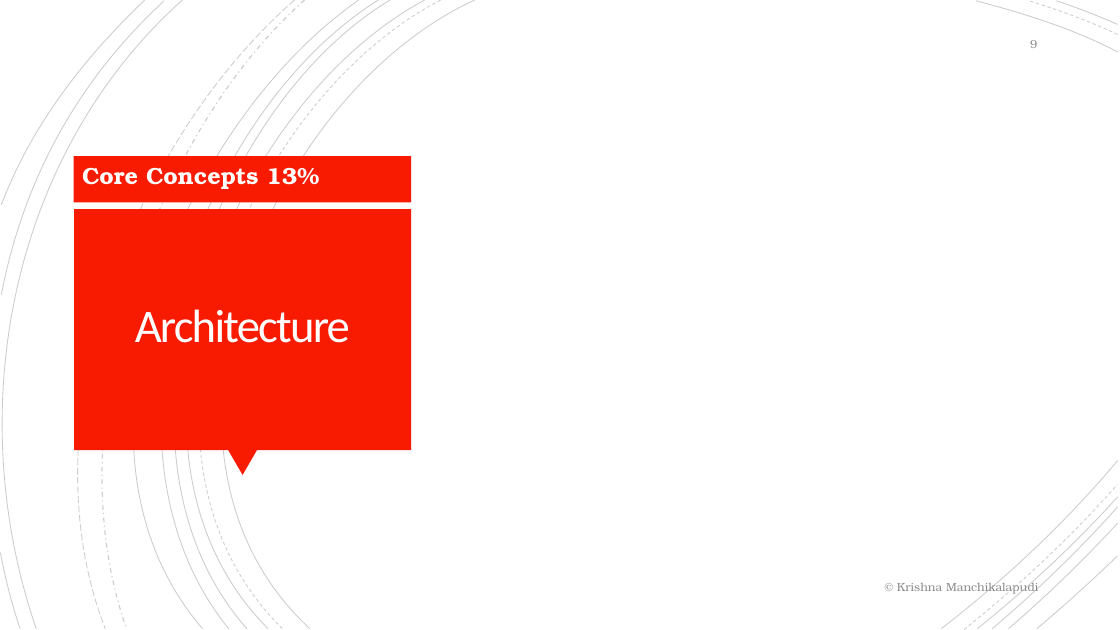
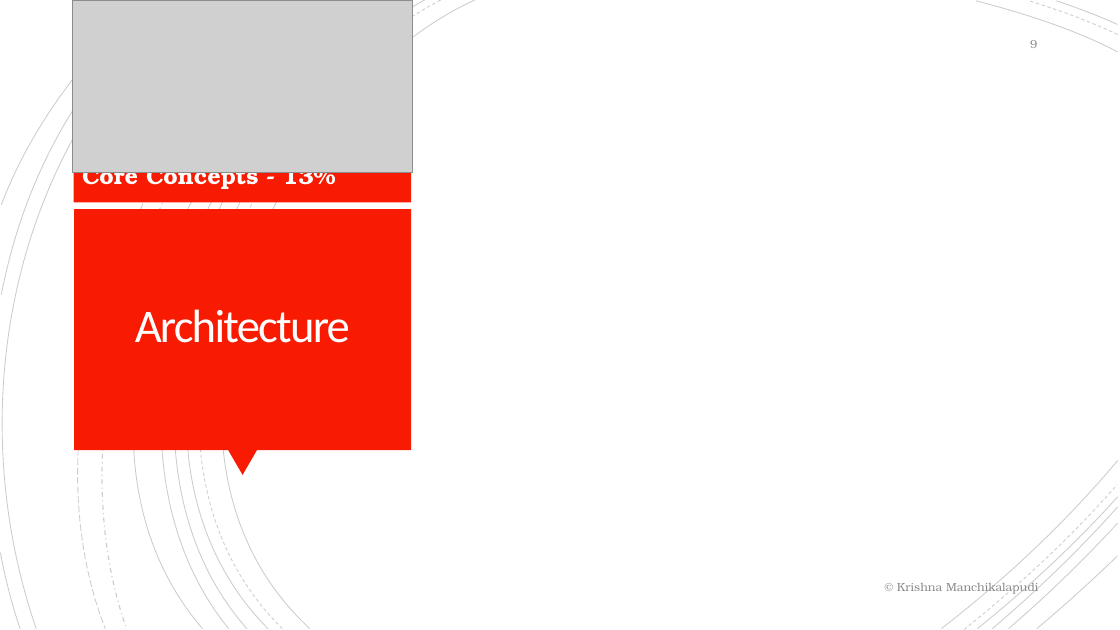
Before and after one commit to krishnamanchikalapudi/developer.info, a slide deck: slide 9 of CKAD-CertifiedKubernetesApplicationDeveloper/training.pptx. Drawn at 1120x630 pixels with LibreOffice and Linux fonts; fonts in the diff are those of the drawing; grey boxes stand for pictures. Boxes give left, top, right and bottom in pixels: in the first picture for what was removed or moved away, otherwise in the second. Text is boxed around its words. In the diff, an @@ line names an element or a change of style, - is before the commit and + after.

```diff
--- a/CKAD-CertifiedKubernetesApplicationDeveloper/training.pptx
+++ b/CKAD-CertifiedKubernetesApplicationDeveloper/training.pptx
@@ picture added at [73, 0, 413, 172] @@
@@ text at [82, 172, 336, 190]: text changed @@
-Core Concepts 13%
+Core Concepts - 13%
```
Also in this commit, not shown: 26 other slides changed, 8 slides added, 10 other files.
